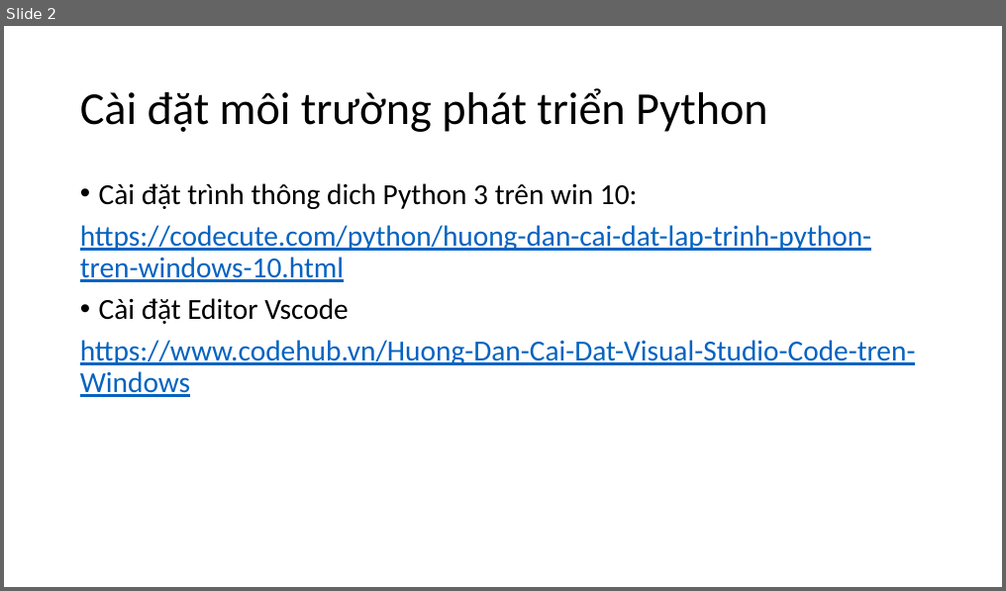
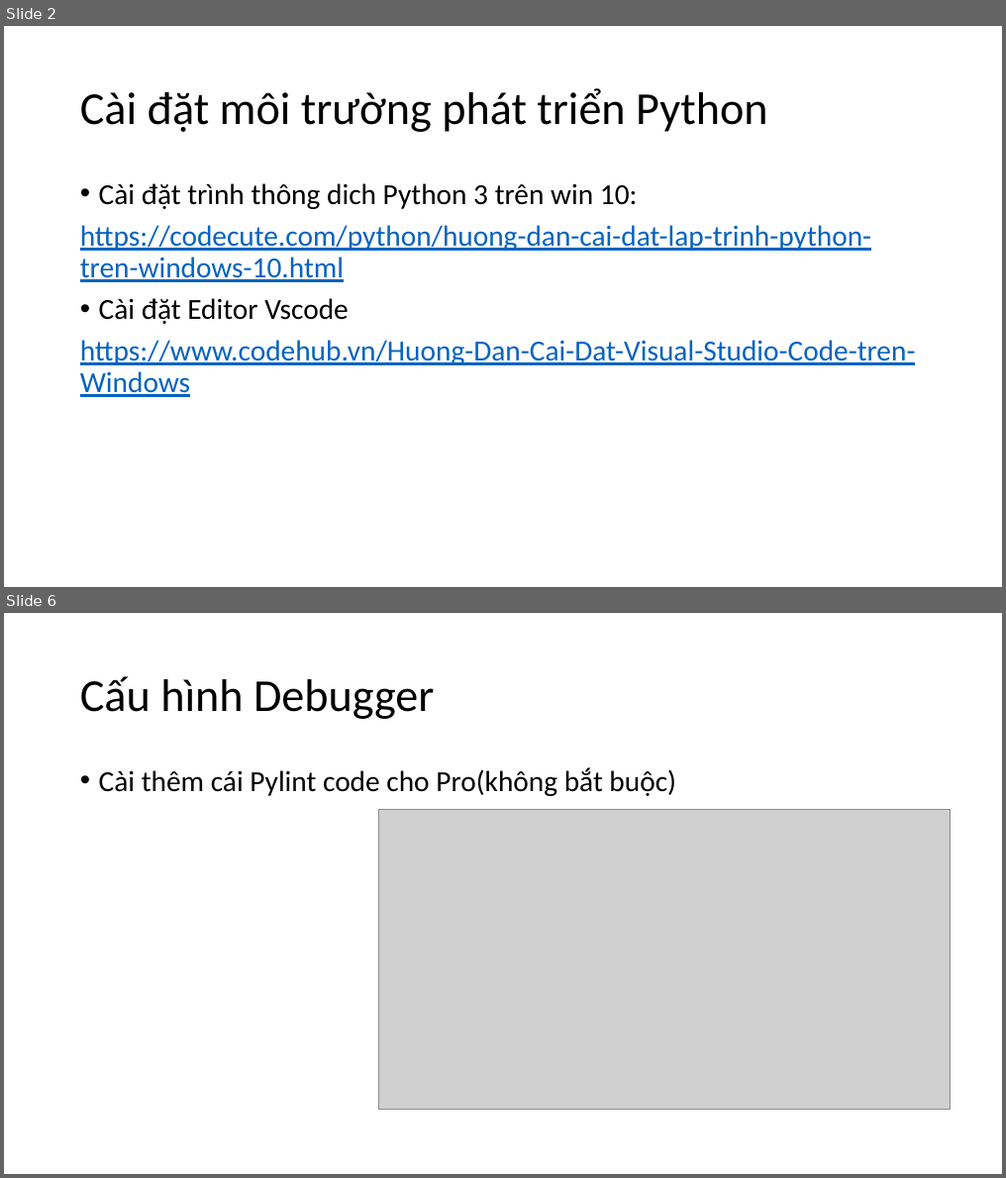
Before and after one commit to levinhhoang16/PyOpenCVCourse, a slide deck: Lecture/PythonCoban.pptx. Shown one above the other, each under a label of ours: slide 2 before the commit, slides 2 and 6 after it; the slides between them are not shown. The pictures are 1006x591 and 1006x1178 pixels, drawn with LibreOffice and Linux fonts; fonts in the diff are those of the drawing; grey boxes stand for pictures. Boxes give left, top, right and bottom in pixels: in the first picture for what was removed or moved away, otherwise in the second. Text is boxed around its words. In the diff, an @@ line names an element or a change of style, - is before the commit and + after.

```diff
--- a/Lecture/PythonCoban.pptx
+++ b/Lecture/PythonCoban.pptx
@@ slide 6 added at bbox=[4, 613, 1002, 1174], background #FFFFFF @@
@@ title added at bbox=[80, 676, 434, 719], 44 pt, text #000000 @@
+Cấu hình Debugger
@@ text added at bbox=[99, 767, 676, 796], 28 pt, text #000000 @@
+• Cài thêm cái Pylint code cho Pro(không bắt buộc)
@@ picture added at bbox=[379, 809, 950, 1109] @@
```
Also in this commit, not shown: 1 slide changed, 6 other slides added, 1 other file.
